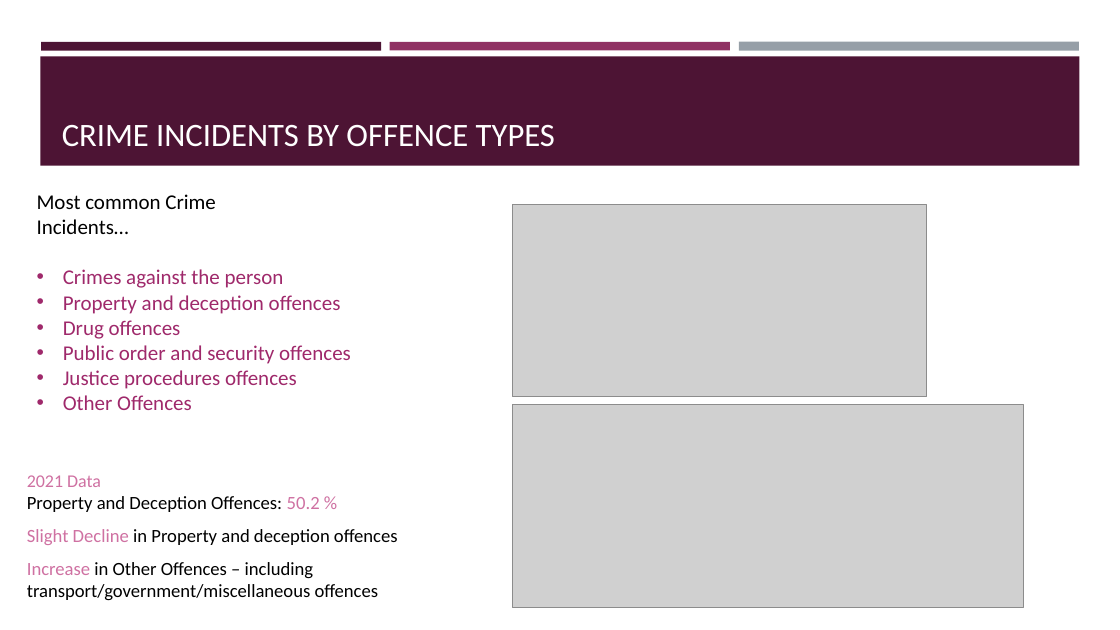
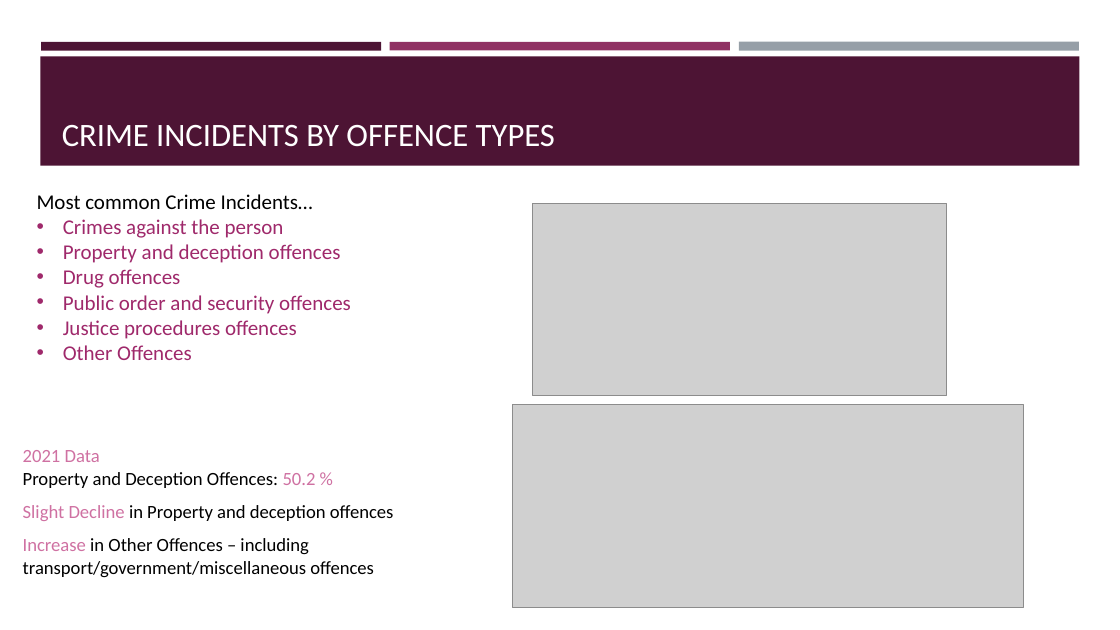
Before and after one commit to sherintm/crimedata-viz, a slide deck: slide 9 of Project 2 Presentation.pptx (slide 10 before the commit). Drawn at 1120x630 pixels with LibreOffice and Linux fonts; fonts in the diff are those of the drawing; grey boxes stand for pictures. Boxes give left, top, right and bottom in pixels: in the first picture for what was removed or moved away, otherwise in the second. Text is boxed around its words. In the diff, an @@ line names an element or a change of style, - is before the commit and + after.

```diff
--- a/Project 2 Presentation.pptx
+++ b/Project 2 Presentation.pptx
@@ text at [37, 194, 313, 209]: text changed @@
-Most common Crime
-Incidents…
+Most common Crime Incidents…
@@ picture: place and size @@
-picture at [513, 205, 927, 397]
+picture at [533, 203, 947, 396]
@@ text "2021 Data Property and Deception ...": place and size @@
-text "2021 Data Property and Deception ..." at [27, 475, 398, 601]
+text "2021 Data Property and Deception ..." at [23, 450, 394, 578]
@@ text at [23, 450, 316, 488]: size 15.4 to 16 pt in "2021 Data" @@
```
Also in this commit, not shown: 8 other slides changed, 2 slides added, 3 slides removed.
